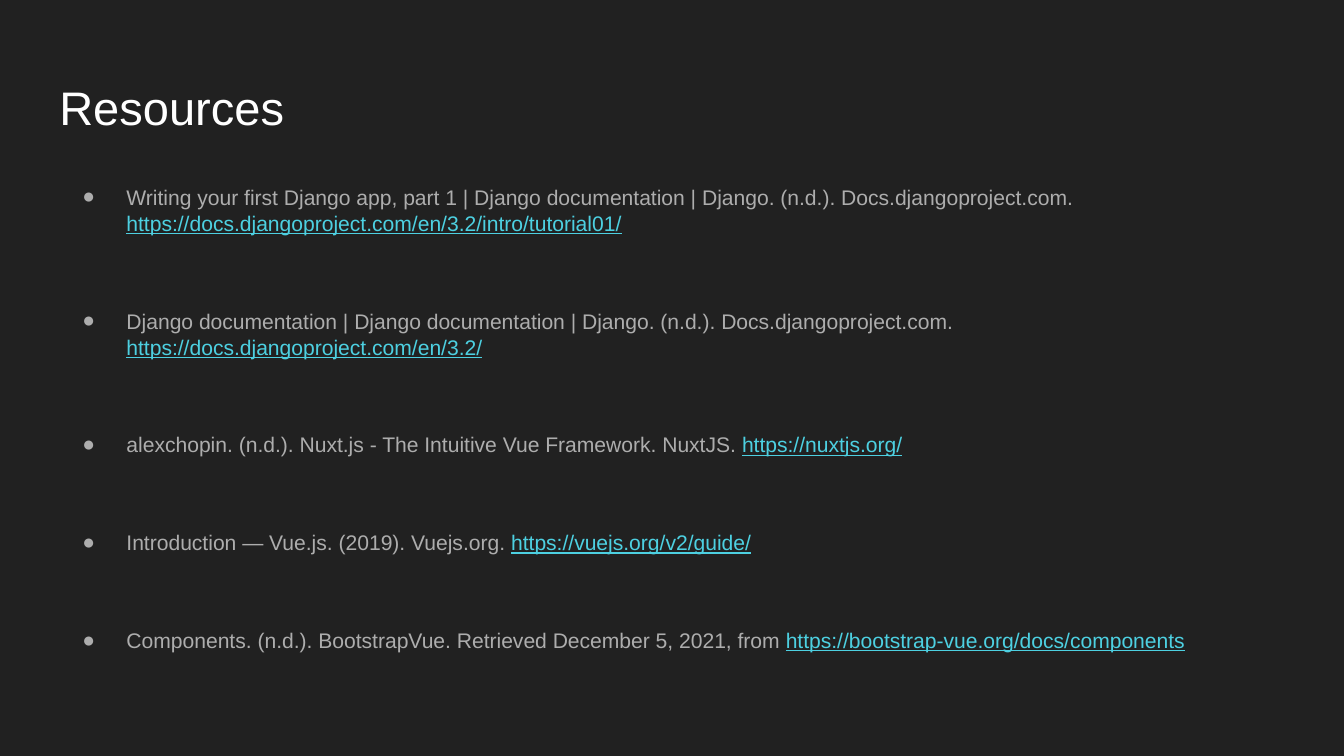
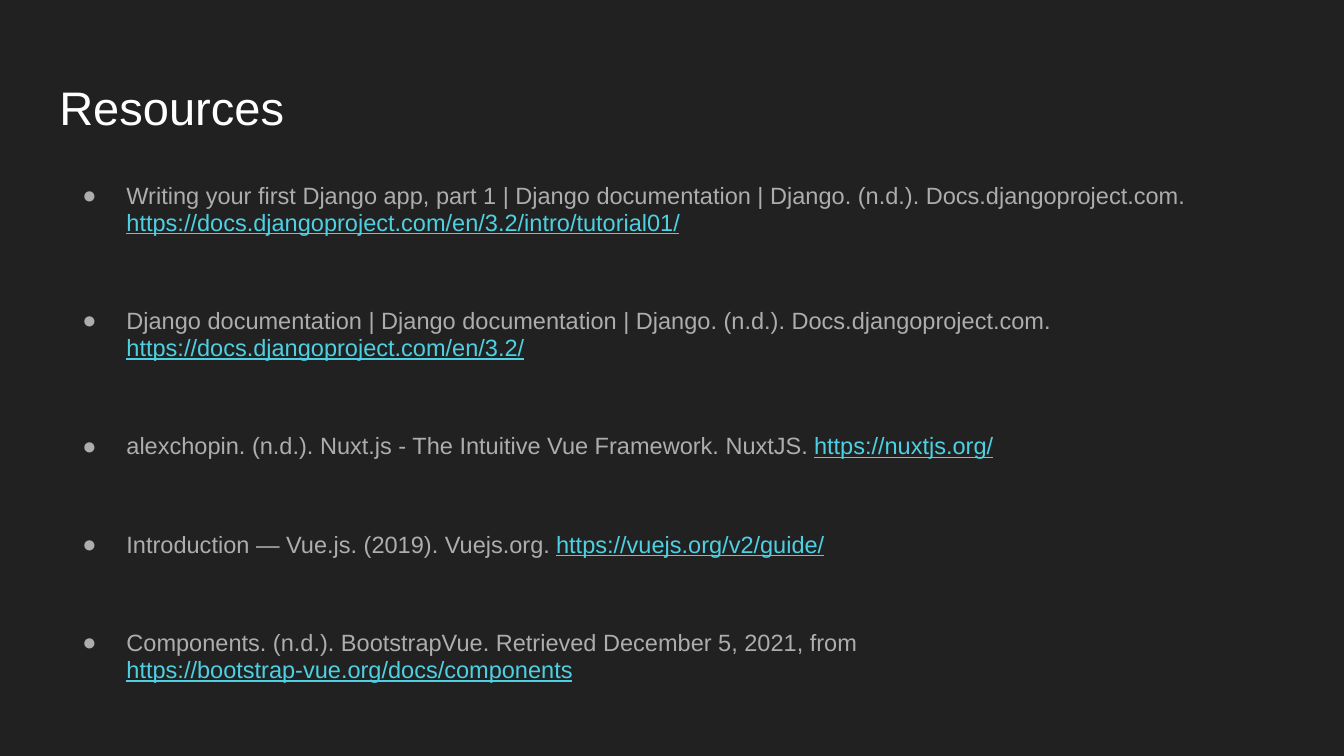
Before and after one commit to sbeckstrand/cs-3450-disk-golf, a slide deck: slide 12 of docs/presentation/CS3240 WebApp Presentation.pptx (slide 11 before the commit). Drawn at 1344x756 pixels with LibreOffice and Linux fonts; fonts in the diff are those of the drawing. Boxes give left, top, right and bottom in pixels: in the first picture for what was removed or moved away, otherwise in the second. Text is boxed around its words. In the diff, an @@ line names an element or a change of style, - is before the commit and + after.

```diff
--- a/docs/presentation/CS3240 WebApp Presentation.pptx
+++ b/docs/presentation/CS3240 WebApp Presentation.pptx
@@ text "Writing your first Django app, ..." at (126, 187, 1185, 683): size 11.2 to 12.6 pt; line spacing 1.05 to 0.95 @@
```
Also in this commit, not shown: 2 other slides changed, 2 slides added, 1 other file.
